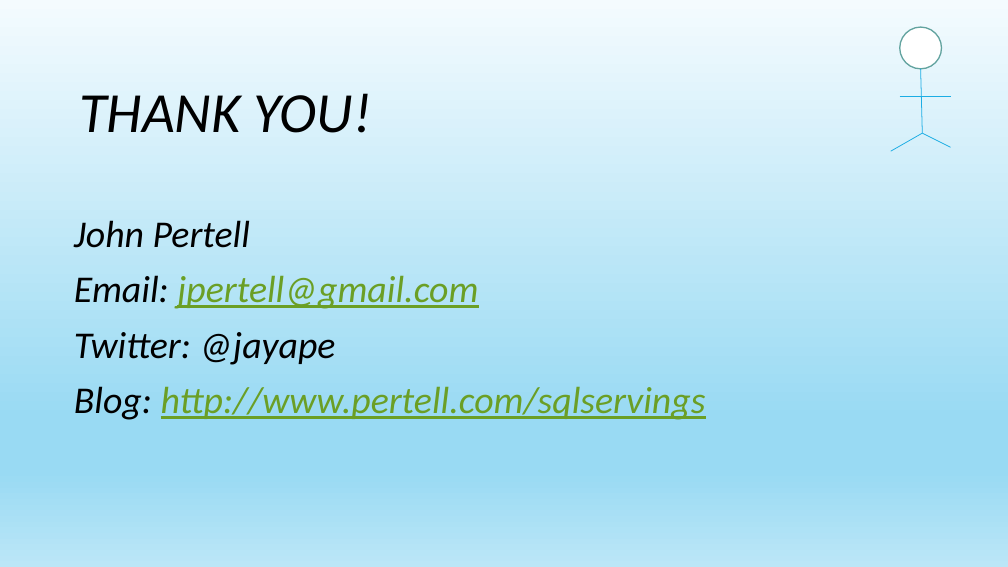
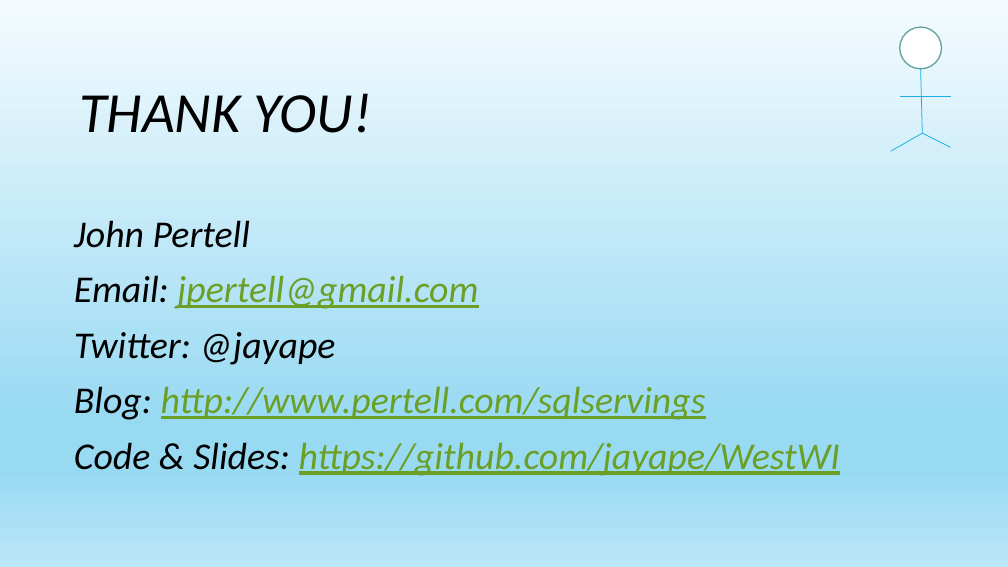
Before and after one commit to jayape/WestWI, a slide deck: slide 44 of R Session.pptx. Drawn at 1008x567 pixels with LibreOffice and Linux fonts; fonts in the diff are those of the drawing. Boxes give left, top, right and bottom in pixels: in the first picture for what was removed or moved away, otherwise in the second. Text is boxed around its words. In the diff, an @@ line names an element or a change of style, - is before the commit and + after.

```diff
--- a/R Session.pptx
+++ b/R Session.pptx
@@ text at (74, 442, 840, 476): paragraph added @@
+  Code & Slides: https://github.com/jayape/WestWI
```
Also in this commit, not shown: 2 other slides changed, 1 other file.
